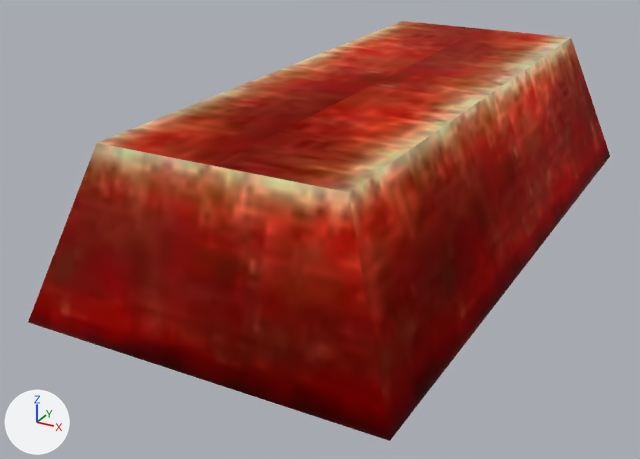
An edit to the glTF model assets/models/SYN_RED_BAR.glb, drawn before and after from the same camera.
Both versions are drawn from a 50 mm camera at (0.199, -0.442, 0.207) aimed at (-0.027, -0.032, 0.002). The lights are fixed; the arrows at lower left show +X, +Y and +Z. Vertices at the same position are counted once.
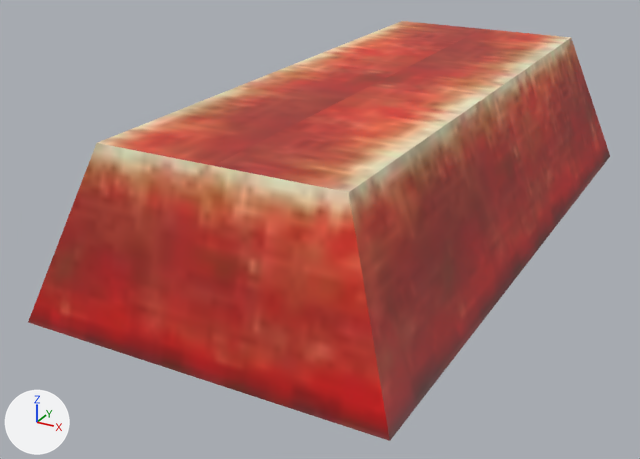
Where the change shows, as pixel boxes [x1, y1, x2, y2] in the pictures (640 x 459 px):
```json
{"object": "Mesh", "change": "surface changed, shading changed", "before": [28, 21, 610, 441], "after": [28, 21, 610, 441]}
{"part": 1, "of": "me_mesh", "change": "shading changed", "before": [97, 21, 571, 192], "after": [97, 21, 571, 192]}
{"part": 2, "of": "me_mesh", "change": "shading changed", "before": [97, 143, 349, 375], "after": [97, 143, 349, 375]}
```

Edits to the scene script, one JSON object a line:
```json
{"op": "set", "path": "mat_item_bar_textures.metallic", "old": "1.0", "new": "0.0"}
{"op": "set", "path": "mat_item_bar_textures.roughness", "old": "1.0", "new": "0.5"}
{"block": "me_mesh", "where": "me_mesh.from_pydata(...)  # 12 vertices, 20 faces; spans x -0.098..0.09, y -0.188..0.189, z -0.001..0.085"}
{"block": "me_mesh", "where": "# used by ob_mesh; location = (0.0, 0.0, 0.0)"}
{"block": "me_mesh", "change": "me_mesh part 1: all 4 faces centred in x -0.045..0.037, y -0.054..0.055, z 0.085 are now shaded flat"}
{"block": "me_mesh", "change": "me_mesh part 2: all 2 faces centred in x -0.025..0.017, y -0.172, z 0.056 are now shaded flat"}
```
